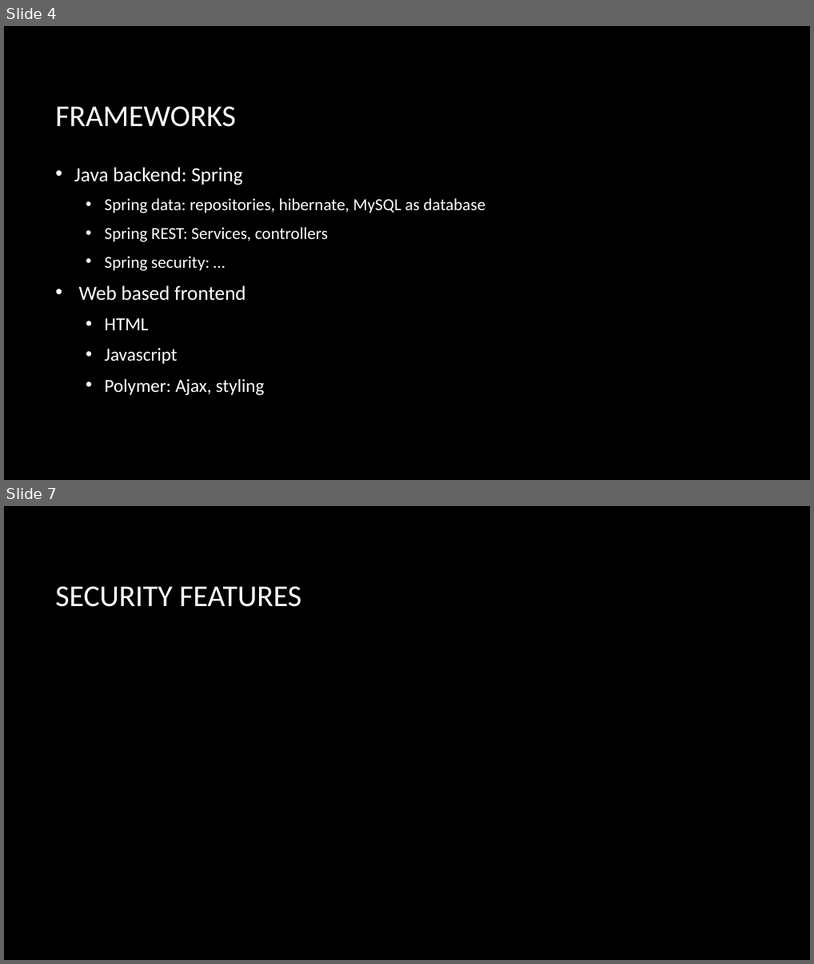
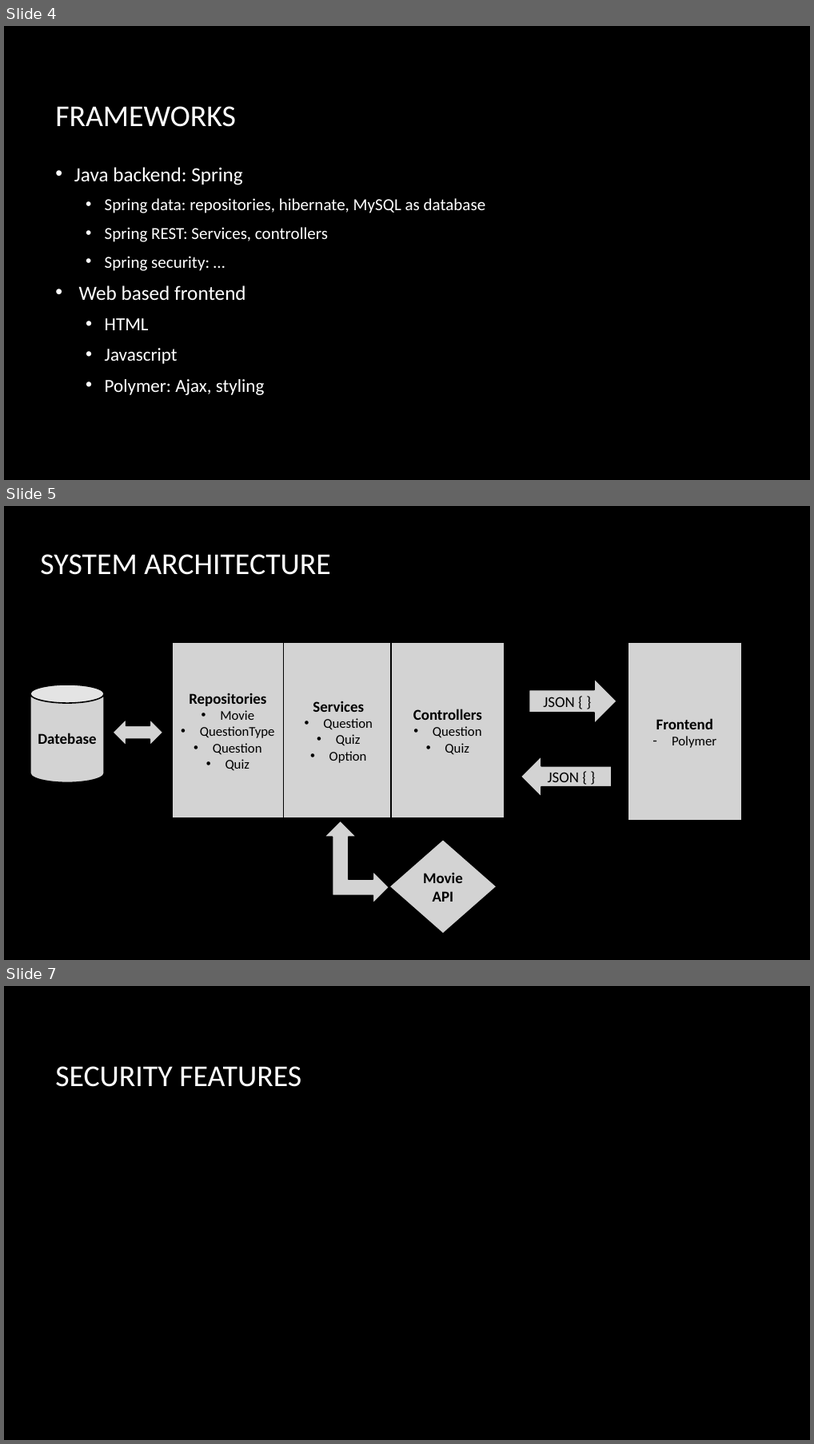
Before and after one commit to AregShahbazian/ProjectTeamZ, a slide deck: docs/final product.pptx. Shown one above the other, each under a label of ours: slides 4 and 7 before the commit, slides 4, 5 and 7 after it; the slides between them are not shown. The pictures are 814x964 and 814x1444 pixels, drawn with LibreOffice and Linux fonts; fonts in the diff are those of the drawing; background and template pictures are left out. Boxes give left, top, right and bottom in pixels: in the first picture for what was removed or moved away, otherwise in the second. Text is boxed around its words. In the diff, an @@ line names an element or a change of style, - is before the commit and + after.

```diff
--- a/docs/final product.pptx
+++ b/docs/final product.pptx
@@ slide 5 added at (x1=4, y1=506, x2=810, y2=960), background picture (left out) @@
@@ title added at (x1=40, y1=554, x2=331, y2=575), 36 pt, text #FFFFFF @@
+SYSTEM ARCHITECTURE
@@ rectangle added at (x1=172, y1=642, x2=283, y2=817), fill #D3D3D3, outline #000000 1.5 pt, 16 pt, text #000000 @@
+Repositories
+• Movie
+• QuestionType
+• Question
+• Quiz
@@ rectangle added at (x1=283, y1=642, x2=394, y2=817), fill #D3D3D3, outline #000000 1.5 pt, 16 pt, text #000000 @@
+Services
+• Question
+• Quiz
+• Option
@@ rectangle added at (x1=391, y1=642, x2=505, y2=817), fill #D3D3D3, outline #000000 1.5 pt, 16 pt, text #000000 @@
+Controllers
+• Question
+• Quiz
@@ rectangle added at (x1=628, y1=642, x2=742, y2=820), fill #D3D3D3, outline #000000 1.5 pt, 18 pt, text #000000, bold @@
+Frontend
+– Polymer
@@ cylinder added at (x1=30, y1=684, x2=104, y2=783), fill #D3D3D3, outline #000000 1.5 pt, 18 pt, text #000000, bold @@
+Datebase
@@ right arrow added at (x1=529, y1=679, x2=618, y2=724), fill #D3D3D3, outline #000000 1.5 pt, 18 pt, text #000000 @@
+JSON { }
@@ left right arrow added at (x1=113, y1=719, x2=164, y2=745), fill #D3D3D3, outline #000000 1.5 pt @@
@@ left arrow added at (x1=522, y1=756, x2=613, y2=797), fill #D3D3D3, outline #000000 1.5 pt, 18 pt, text #000000 @@
+JSON { }
@@ left up arrow added at (x1=324, y1=820, x2=390, y2=903), fill #D3D3D3, outline #000000 1.5 pt @@
@@ diamond added at (x1=390, y1=840, x2=497, y2=934), fill #D3D3D3, outline #000000 1.5 pt, 18 pt, text #000000, bold @@
+Movie API
```
Also in this commit, not shown: 4 slides changed, 1 slide removed, 1 other file.
